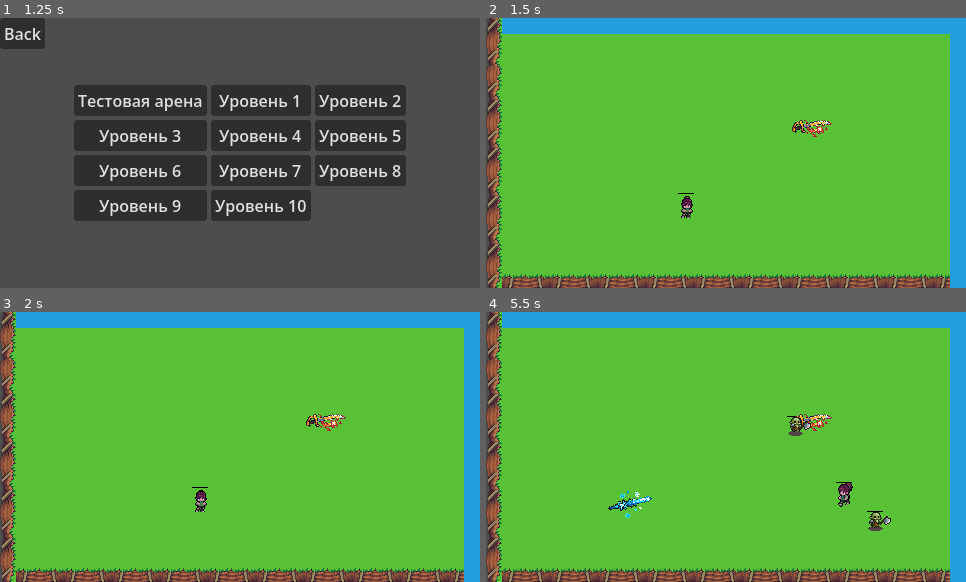
Above: before the commit, frames 1-4 (two rows, left to right).
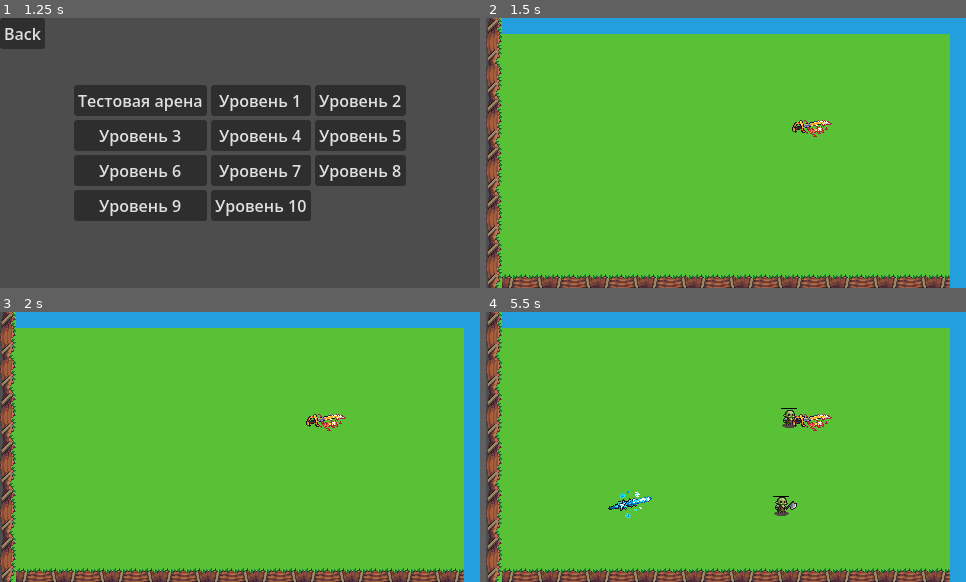
Above: after the commit, the same moments.

Repository: BULKkA/mini-fight-prog
Game: Godot game, scene res://scenes/main/MainMenu.tscn
Same seed, same stepped clock (60 frames per second), same inputs: the game is played once before the commit and once after it.
Inputs (mouse positions are in pixels of both pictures, inside the frame that each line leads up to):
- Up to frame 1 (1.25 s): click "Start" at 0.5 s
- Up to frame 2 (1.5 s): click "Тестовая арена" at 1.25 s
- Up to frame 3 (2 s): no input
- Up to frame 4 (5.5 s): tap Enter at 2 s; move the mouse to (831, 433) at 2.02 s; press the mouse at (831, 433) at 2.03 s; hold Right (ui_right) 2.03-2.78 s; move the mouse to (630, 460) at 2.77 s; release the mouse at (630, 460) at 2.78 s; hold Down (ui_down) 2.78-3.53 s; click (630, 460) at 2.85 s; move the mouse to (774, 387) at 3.52 s; hold Right (ui_right) 3.53-4.28 s; hold Space (Dash) 3.53-4.28 s; click (774, 387) at 3.8 s; move the mouse to (702, 501) at 4.27 s; hold Up (ui_up) 4.28-5.03 s; tap 1 (slot_1) at 4.35 s; click (702, 501) at 4.55 s; move the mouse to (870, 487) at 5.02 s; hold Left (ui_left) from 5.03 s (still down); hold 2 (slot_2) from 5.03 s (still down); click (870, 487) at 5.3 s

Frame 1 is identical in both runs. In frame 2, 0.2% of the frame differs, in the area x 40-44%, y 64-75%; in frame 3, 0.2%; in frame 4, 0.9%, in the area x 59-85%, y 35-82%.
Error before the commit: Invalid call. Nonexistent function 'get_property_list' in base 'Dictionary'. (res://scripts/global/GlobalFunc.gd:9)
Error after the commit: Invalid assignment of property or key 'player' with value of type 'CharacterBody2D (player.gd)' on a base object of type 'Node (GlobalVar.gd)'. (res://scripts/…

Commit message:
Немного рефакторил

Diff:
--- a/data/Enemy.tres
+++ b/data/Enemy.tres
@@ -3,13 +3,14 @@
 [resource]
 data = {
 	"Orc": {
-		"AttackRange": 15,
-		"Heaviness": 40,
+		"attack_range": 15,
+		"heaviness": 40,
 		"Link": "res://scenes/combat/BaseEnemy.tscn",
-		"MaxHealth": 50,
-		"Speed": 50,
+		"max_health": 50,
+		"speed": 50,
 		"Strength": 10,
 		"AttackSpeed": 1.5,
+		"can_be_stunned": true,
 		"Attacks": [
 			{
 				"Damage": 10,
@@ -27,13 +28,14 @@
 		]
 	},
 	"Mage": {
-		"AttackRange": 0,
-		"Heaviness": 20,
+		"attack_range": 0,
+		"heaviness": 20,
 		"Link": "res://scenes/combat/mage.tscn",
-		"MaxHealth": 30,
-		"Speed": 40,
+		"max_health": 30,
+		"speed": 40,
 		"Strength": 0,
 		"AttackSpeed": 0,
+		"can_be_stunned": true,
 		"Attacks": [
 			{
 				"Damage": 10,
@@ -50,7 +52,7 @@
 				"Effect": "Freeze"
 			}
 		],
-        "Spels": [
+        "spells": [
             {
                 "Damage": 0,
                 "Name": "Teleport",
--- a/scripts/combat/Orc.gd
+++ b/scripts/combat/Orc.gd
@@ -19,8 +19,6 @@
 	await get_tree().create_timer(AttackType.hitbox_end).timeout
 	AttackType.area.monitoring = false
 
-	is_attacking = false
-
 	await get_tree().create_timer(0.5).timeout
 
 	return true
@@ -35,6 +33,9 @@
 		animated_sprite.flip_h = false
 		_set_animation(AttackType)
 
+func _sync_attack_box_to_facing_dir(AttackType) -> void:
+	AttackType.area.scale.x = -1 if facing_dir == Vector2.LEFT else 1
+
 func _on_attack_light_area_entered(area: Area2D) -> void:
 	attackBody(area.get_parent())
 
--- a/scripts/combat/base_enemy.gd
+++ b/scripts/combat/base_enemy.gd
@@ -29,6 +29,7 @@
 var is_alive: bool = true
 var stun: bool  = false
 var currentAttack
+var can_be_stunned: bool = true
 
 @onready var animated_sprite: AnimatedSprite2D = $AnimatedSprite2D
 @onready var navigation_agent: NavigationAgent2D = $NavigationAgent2D
@@ -99,8 +100,6 @@
 	if direction.x != 0:
 		facing_dir = Vector2.LEFT if direction.x < 0.0 else Vector2.RIGHT
 
-func _sync_attack_box_to_facing_dir(AttackType) -> void:
-	AttackType.area.scale.x = -1 if facing_dir == Vector2.LEFT else 1
 
 func _idle(delta: float) -> void:
 	movement_velocity = Vector2.ZERO
@@ -168,7 +167,7 @@
 
 	if current_health <= 0:
 		die()
-	else:
+	elif can_be_stunned:
 		stun = true
 		_set_animation("Hurt")
 		await animated_sprite.animation_finished
--- a/scripts/global/GlobalVar.gd
+++ b/scripts/global/GlobalVar.gd
@@ -2,7 +2,8 @@
 
 var Current_scene_data
 var InGamehud_scene = preload("res://scenes/ui/InGame_UI.tscn")
-var player: CharacterBody2D
+var Weapon_scene = load("res://scenes/combat/weapon.tscn")
+var Player: CharacterBody2D
 var Enemies: Dictionary = load("res://data/Enemy.tres").data
 var Weapons: Dictionary = load("res://data/Weapons.tres").data
 
--- a/scripts/global/SpawnManager.gd
+++ b/scripts/global/SpawnManager.gd
@@ -12,9 +12,6 @@
 
 # Called when the node enters the scene tree for the first time.
 func _ready() -> void:
-	enemies = load("res://data/Enemy.tres").data
-	weapons = load("res://data/Weapons.tres").data
-	weapon_scene = load("res://scenes/combat/weapon.tscn")
 	Level_SpawnPoints = get_tree().current_scene.get_node("SpawnPoints").get_children()
 	SpawnPlayer(GlobalVar.Current_scene_data.player_spawn_position)
 	StartWaves(GlobalVar.Current_scene_data.waves_count, GlobalVar.Current_scene_data.waves)
@@ -26,8 +23,8 @@
 
 func SpawnWeapon(Weapon_Spawn_Data) -> void:
 	var spawnPoint = Level_SpawnPoints[randi() % Level_SpawnPoints.size()]
-	var weapon_data = weapons[Weapon_Spawn_Data.type]
-	var weapon = weapon_scene.instantiate()
+	var weapon_data = GlobalVar.Weapons[Weapon_Spawn_Data.type]
+	var weapon = GlobalVar.Weapon_scene.instantiate()
 	weapon_data["uses"] = Weapon_Spawn_Data.uses
 	weapon.set_weapon_data(Weapon_Spawn_Data.type, weapon_data)
 	weapon.global_position = spawnPoint.global_position
@@ -42,7 +39,7 @@
 
 func SpawnEnemy(Enemy) -> void:
 	var spawnPoint = Level_SpawnPoints[randi() % Level_SpawnPoints.size()]
-	var enemy_data = enemies[Enemy]
+	var enemy_data = GlobalVar.Enemies[Enemy]
 	var enemy = load(enemy_data.Link).instantiate()
 	enemy.global_position = spawnPoint.global_position
 	enemy.Init_Enemy(enemy_data)
